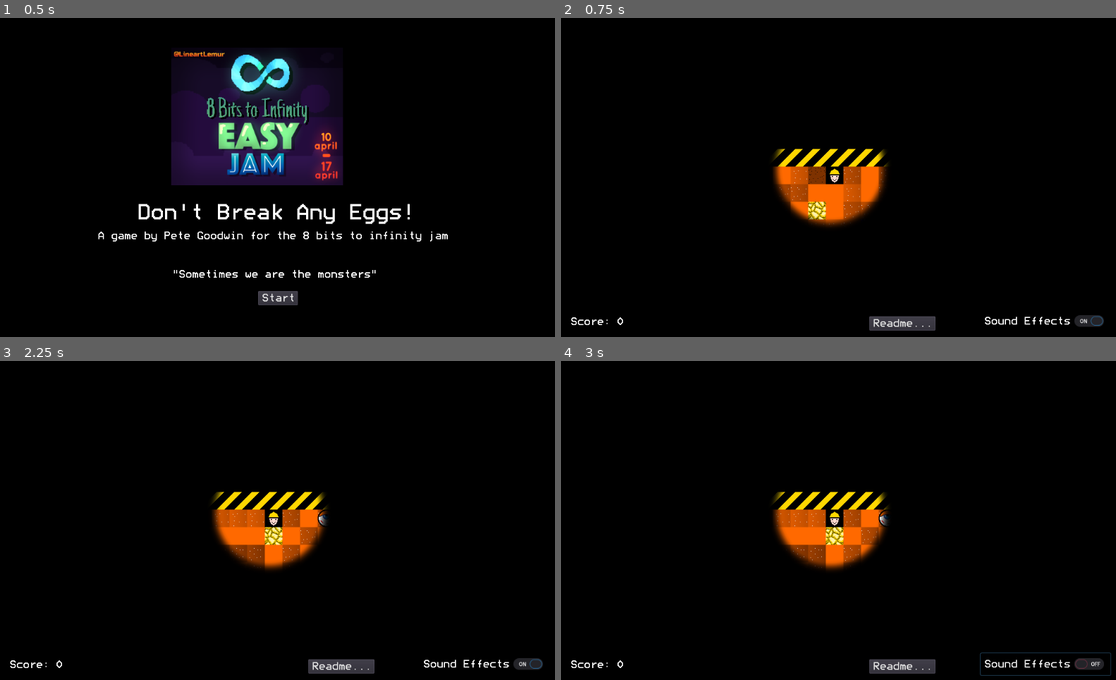
Above: before the commit, frames 1-4 (two rows, left to right).
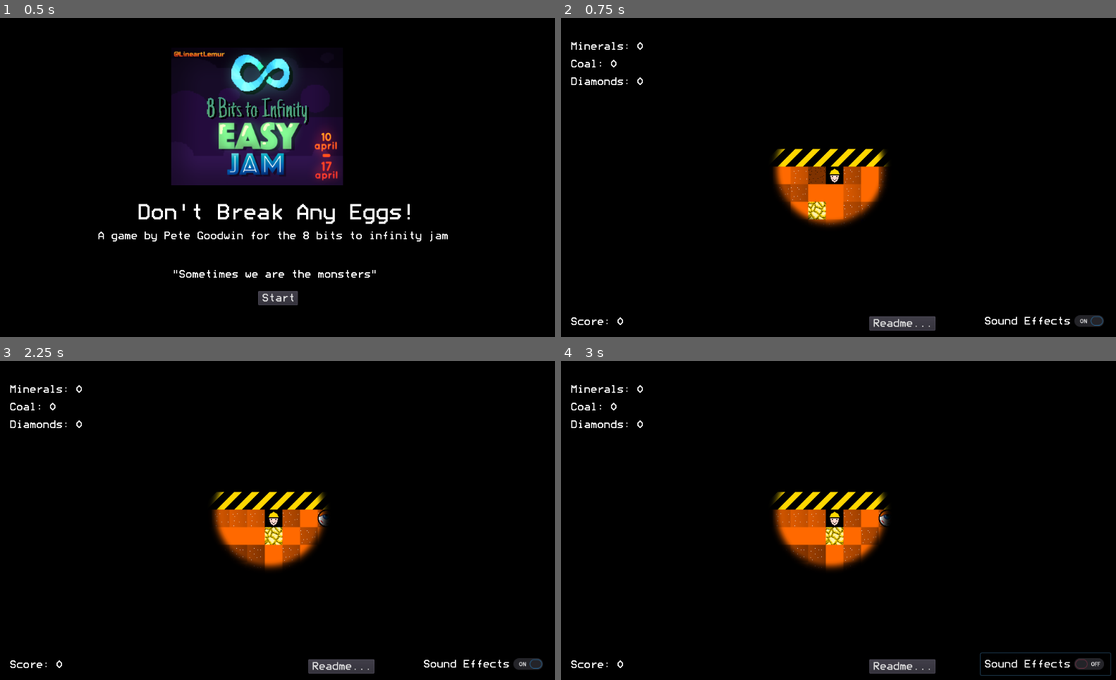
Above: after the commit, the same moments.

Repository: imekon/Mining
Game: Godot game, scene res://scenes/Welcome.tscn
The game is run twice, just before and just after one commit, with the same random seed, the same clock (stepped at 60 frames per second) and the same inputs.
Inputs:
- Up to frame 1 (0.5 s): no input
- Up to frame 2 (0.75 s): click "Start" at 0.5 s
- Up to frame 3 (2.25 s): click "Readme..." at 1.25 s; click "Restart" at 2 s
- Up to frame 4 (3 s): click "Sound Effects" at 2.75 s

Frame 1 is identical in both runs. In frame 2, 0.3% of the frame differs, in the area x 1-15%, y 7-22%; in frame 3, 0.3%; in frame 4, 0.3%.

Commit message:
add scoring per tile

Diff:
--- a/scenes/Main.tscn
+++ b/scenes/Main.tscn
@@ -184,6 +184,18 @@
 size = 20
 font_data = ExtResource( 8 )
 
+[sub_resource type="DynamicFont" id=6]
+size = 20
+font_data = ExtResource( 8 )
+
+[sub_resource type="DynamicFont" id=7]
+size = 20
+font_data = ExtResource( 8 )
+
+[sub_resource type="DynamicFont" id=8]
+size = 20
+font_data = ExtResource( 8 )
+
 [node name="Main" type="Node2D"]
 script = ExtResource( 5 )
 
@@ -268,6 +280,39 @@
 "_edit_use_anchors_": false
 }
 
+[node name="MineralLabel" type="Label" parent="CanvasLayer"]
+margin_left = 32.0
+margin_top = 56.0
+margin_right = 164.0
+margin_bottom = 76.0
+custom_fonts/font = SubResource( 6 )
+text = "Minerals: 0"
+__meta__ = {
+"_edit_use_anchors_": false
+}
+
+[node name="CoalLabel" type="Label" parent="CanvasLayer"]
+margin_left = 32.0
+margin_top = 88.0
+margin_right = 116.0
+margin_bottom = 108.0
+custom_fonts/font = SubResource( 7 )
+text = "Coal: 0"
+__meta__ = {
+"_edit_use_anchors_": false
+}
+
+[node name="DiamondsLabel" type="Label" parent="CanvasLayer"]
+margin_left = 32.0
+margin_top = 120.0
+margin_right = 164.0
+margin_bottom = 140.0
+custom_fonts/font = SubResource( 8 )
+text = "Diamonds: 0"
+__meta__ = {
+"_edit_use_anchors_": false
+}
+
 [node name="Sounds" type="Node2D" parent="."]
 
 [node name="Hit1" type="AudioStreamPlayer" parent="Sounds"]
--- a/scripts/Main.gd
+++ b/scripts/Main.gd
@@ -7,6 +7,9 @@
 
 onready var tilemap = $TileMap
 onready var player = $Player
+onready var mineral_label =$CanvasLayer/MineralLabel
+onready var coal_label = $CanvasLayer/CoalLabel
+onready var diamond_label = $CanvasLayer/DiamondsLabel
 onready var score_label = $CanvasLayer/ScoreLabel
 onready var digging_label = $CanvasLayer/DiggingLabel
 onready var digging_progress = $CanvasLayer/DiggingProgress
@@ -25,6 +28,9 @@
 onready var Egg = load("res://scenes/Egg.tscn")
 
 var player_score
+var mineral_score
+var coal_score
+var diamond_score
 var mask_scaling
 var digging_value
 var enable_sounds
@@ -49,6 +55,9 @@
 	Global.player_x = randi() % (MINE_WIDTH - 2) + 1
 	Global.player_y = 1
 	player_score = 0
+	mineral_score = 0
+	coal_score = 0
+	diamond_score = 0
 	mask_scaling = 0.5
 	digging_value = 0
 	enable_sounds = true
@@ -65,6 +74,9 @@
 
 func _process(delta):
 	score_label.text = 'Score: ' + str(player_score)
+	mineral_label.text = 'Minerals: ' + str(mineral_score)
+	coal_label.text = 'Coal: ' + str(coal_score)
+	diamond_label.text = 'Diamonds: ' + str(diamond_score)
 
 	var dx = 0
 	var dy = 0
@@ -123,6 +135,18 @@
 	digging_value = block.health * 100 / Block.tile_health[block.tile]
 
 	if block.health <= 0:
+		match block.tile:
+			3:
+				mineral_score += 1
+			4:
+				mineral_score += 2
+			5:
+				mineral_score += 3
+			6:
+				coal_score += 1
+			7:
+				diamond_score += 1
+
 		destroy_block(Global.player_x + dx, Global.player_y + dy, block)
 		move_player(dx, dy)
 
Not shown: 1 places in scenes/Main.tscn that only renumber resources
